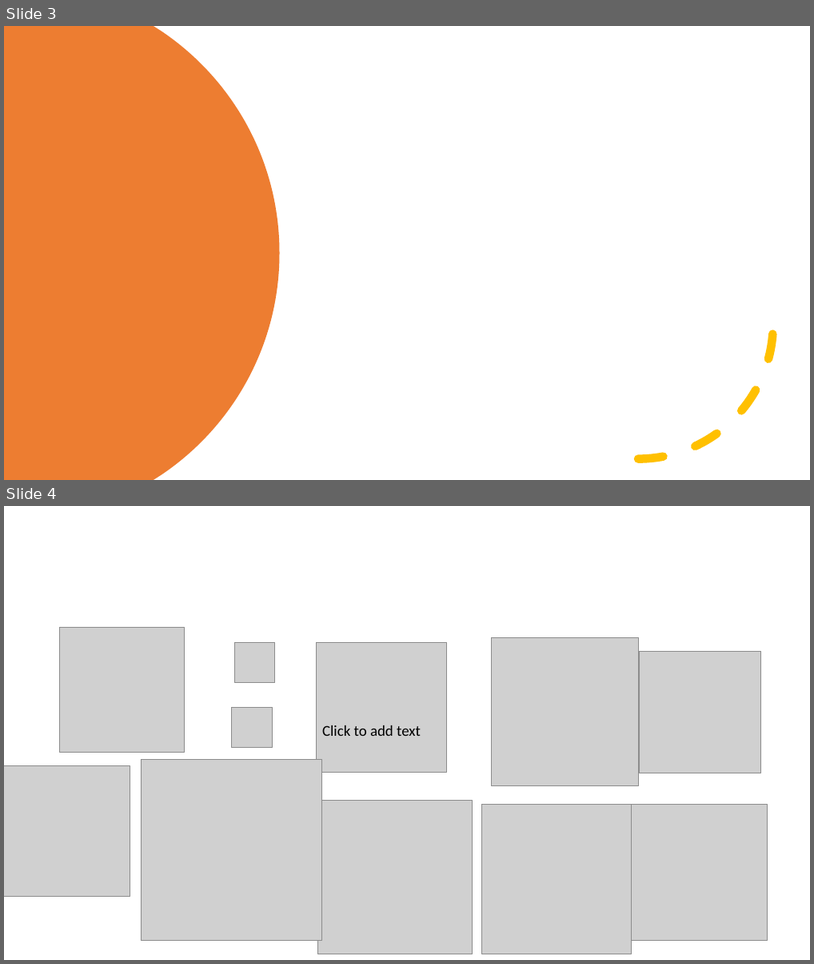
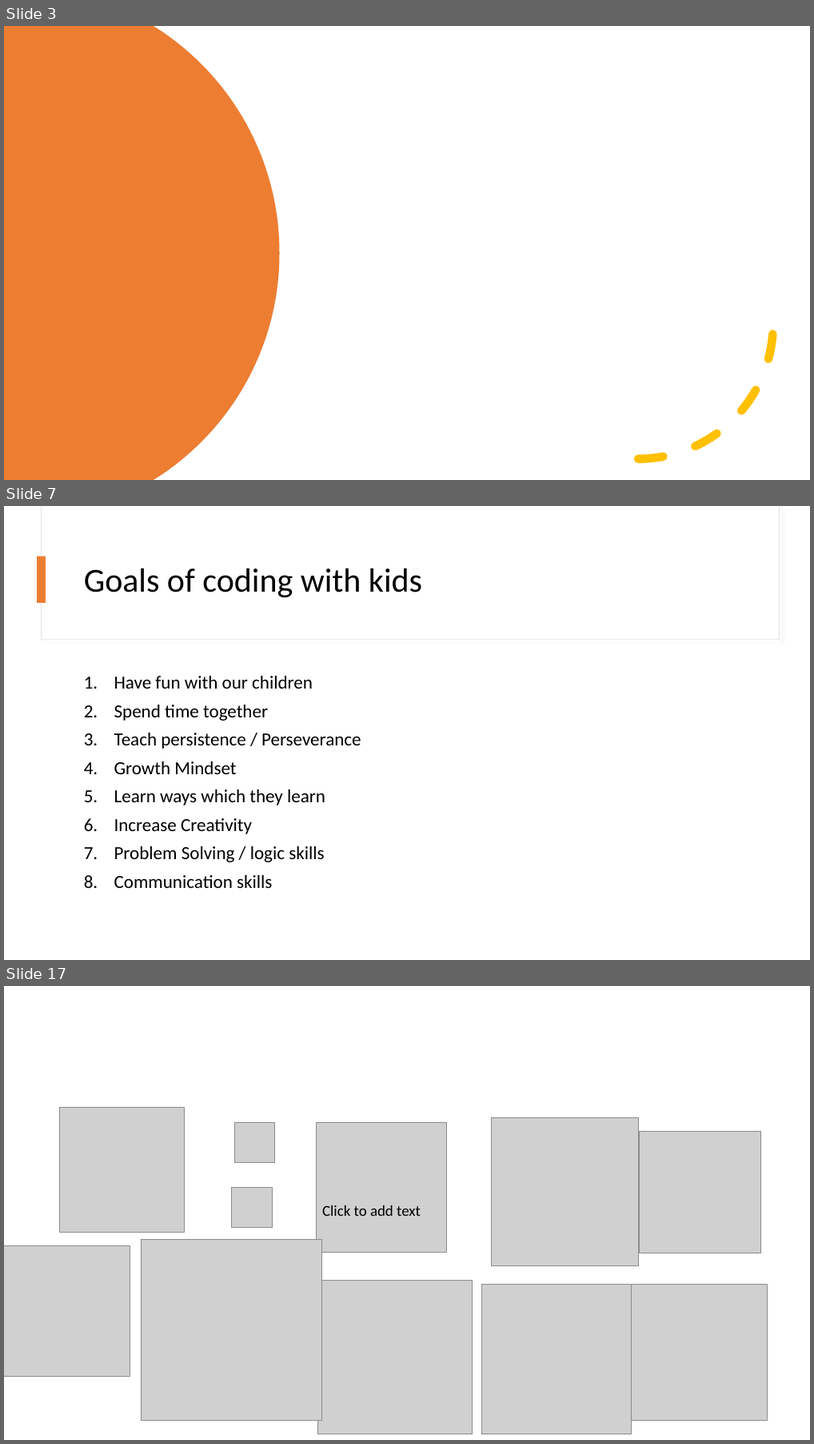
Before and after one commit to kevmoens/ThatConference2022, a slide deck: ThatConference2022.pptx. Shown one above the other, each under a label of ours: slides 3 and 4 before the commit, slides 3, 7 and 17 after it; the slides between them are not shown. The pictures are 814x964 and 814x1444 pixels, drawn with LibreOffice and Linux fonts; fonts in the diff are those of the drawing; grey boxes stand for pictures. Boxes give left, top, right and bottom in pixels: in the first picture for what was removed or moved away, otherwise in the second. Text is boxed around its words. In the diff, an @@ line names an element or a change of style, - is before the commit and + after.

```diff
--- a/ThatConference2022.pptx
+++ b/ThatConference2022.pptx
@@ slide 7 added at box(4, 506, 810, 960), background #FFFFFF @@
@@ rectangle added at box(41, 506, 779, 640), fill #FFFFFF, outline #E1E1E1 0.75 pt @@
@@ rectangle added at box(42, 506, 779, 639), fill #FFFFFF @@
@@ rectangle added at box(38, 556, 46, 603), fill #ED7D31 @@
@@ title added at box(84, 568, 422, 598), 40 pt, text #000000 @@
+Goals of coding with kids
@@ text added at box(114, 676, 361, 888), 22 pt, text #000000 @@
+1. Have fun with our children
+2. Spend time together
+3. Teach persistence / Perseverance
+4. Growth Mindset
+5. Learn ways which they learn
+6. Increase Creativity
+7. Problem Solving / logic skills
+8. Communication skills
@@ what was slide 4 is now slide 17 @@
```
Also in this commit, not shown: 12 other slides added.
